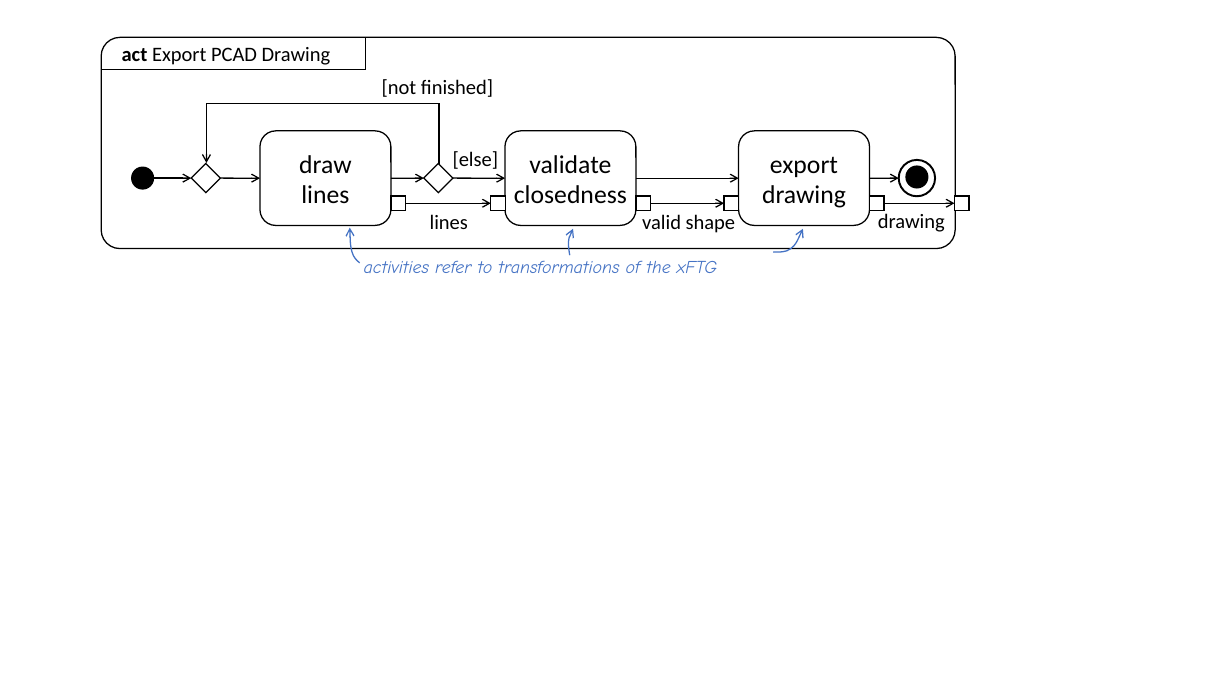
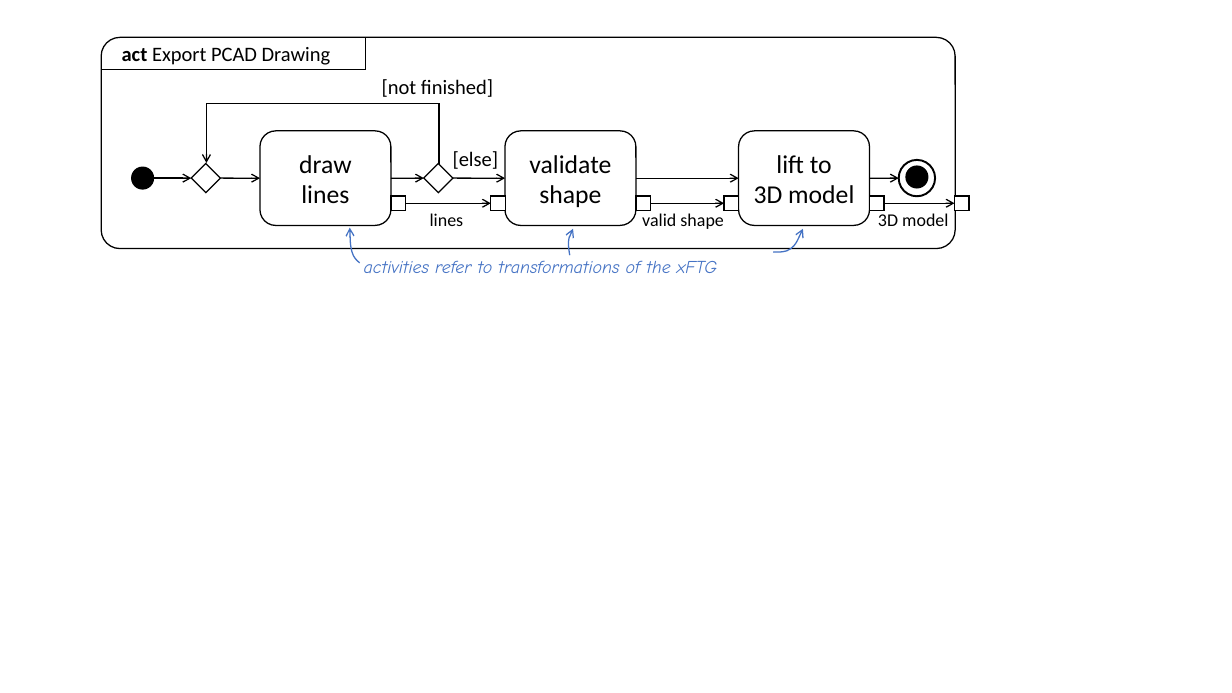
Before and after one commit to moussaamrani/MPMFormalisation, a slide deck: slide 1 of img/PCAD.pptx (slide 2 before the commit). Drawn at 1232x693 pixels with LibreOffice and Linux fonts; fonts in the diff are those of the drawing. Boxes give left, top, right and bottom in pixels: in the first picture for what was removed or moved away, otherwise in the second. Text is boxed around its words. In the diff, an @@ line names an element or a change of style, - is before the commit and + after.

```diff
--- a/img/PCAD.pptx
+++ b/img/PCAD.pptx
@@ text in rounded rectangle at box(529, 155, 611, 207): text changed @@
-validate
-closedness
+validate
+shape
@@ text in rounded rectangle at box(754, 155, 854, 203): text changed @@
-export
-drawing
+lift to
+3D model
@@ text "lines" at box(430, 213, 464, 226): size 16 to 14 pt @@
@@ text "valid shape" at box(642, 213, 723, 229): size 16 to 14 pt @@
@@ text at box(878, 213, 948, 226): text changed; size 16 to 14 pt @@
-drawing
+3D model
```
Also in this commit, not shown: 1 other slide changed, 1 slide added, 1 slide removed, 10 other files.
